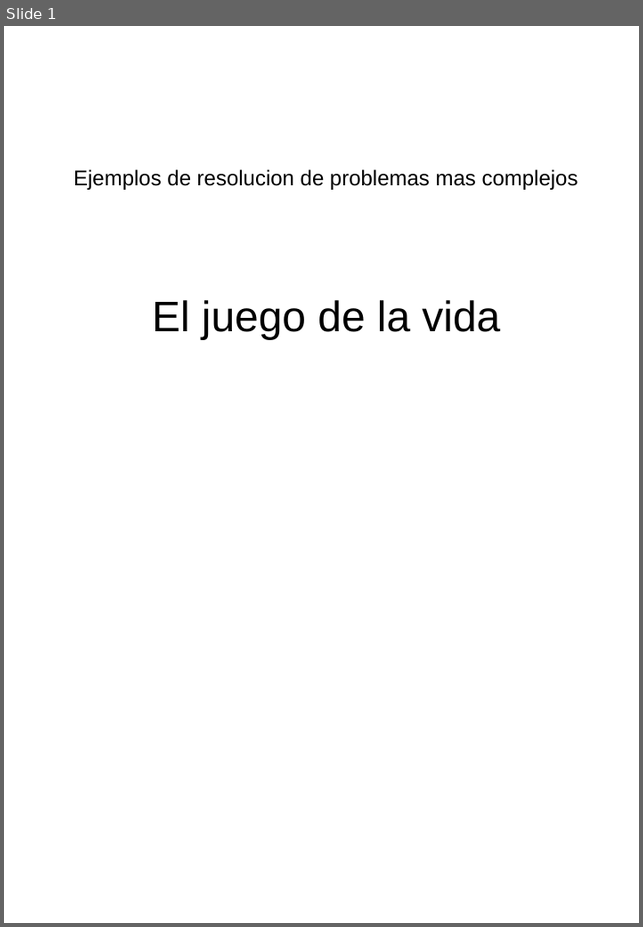
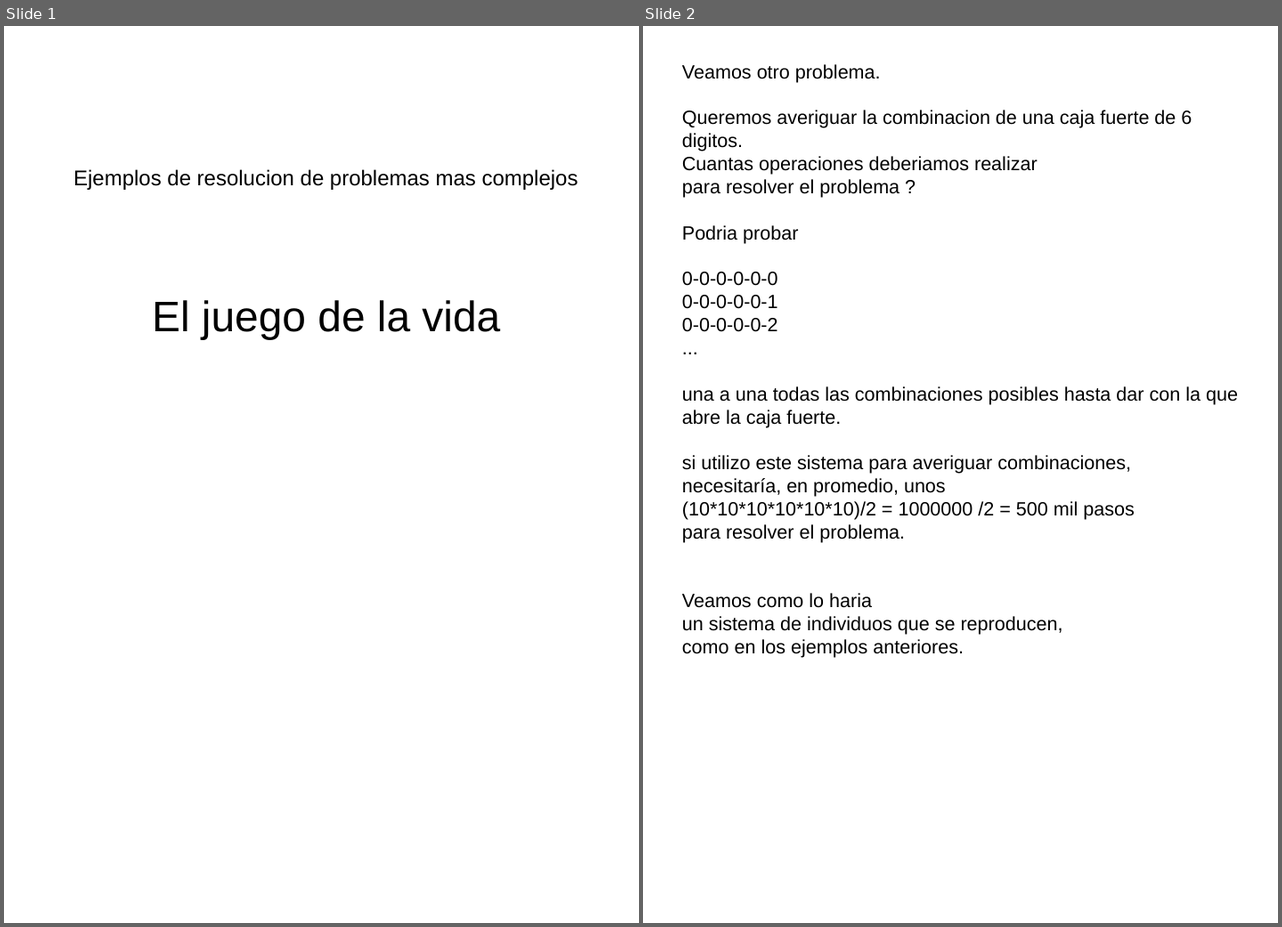
Before and after one commit to fabhrius/La-Cosa, a slide deck: capitulos/Otros ejemplos de resolucion de problemas/Ejemplos de resolucion de problemas mas complejos.odp. Shown side by side, each under a label of ours: slide 1 before the commit, slides 1 and 2 after it. The pictures are 643x927 and 1282x927 pixels, drawn with LibreOffice and Linux fonts; fonts in the diff are those of the drawing. Boxes give left, top, right and bottom in pixels: in the first picture for what was removed or moved away, otherwise in the second. Text is boxed around its words. In the diff, an @@ line names an element or a change of style, - is before the commit and + after.

Commit message:
otros ejemplos

```diff
--- a/capitulos/Otros ejemplos de resolucion de problemas/Ejemplos de resolucion de problemas mas complejos.odp
+++ b/capitulos/Otros ejemplos de resolucion de problemas/Ejemplos de resolucion de problemas mas complejos.odp
@@ slide 2 added at (643, 26, 1278, 923), background #FFFFFF @@
@@ text added at (682, 64, 1238, 658), 18 pt, text #000000 @@
+Veamos otro problema.
+Queremos averiguar la combinacion de una caja fuerte de 6 digitos.
+Cuantas operaciones deberiamos realizar
+para resolver el problema ?
+Podria probar
+0-0-0-0-0-0
+0-0-0-0-0-1
+0-0-0-0-0-2
+...
+una a una todas las combinaciones posibles hasta dar con la que abre la caja fuerte.
+si utilizo este sistema para averiguar combinaciones,
+necesitaría, en promedio, unos
+(10*10*10*10*10*10)/2 = 1000000 /2 = 500 mil pasos
+para resolver el problema.
+Veamos como lo haria
+un sistema de individuos que se reproducen,
+como en los ejemplos anteriores.
```
Also in this commit, not shown: 2 other slides added, 2 slides removed, 2 other files.
